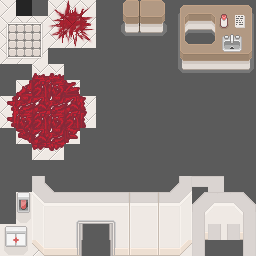
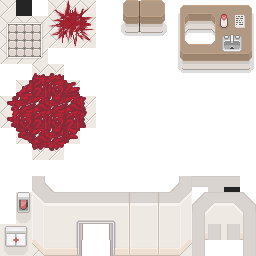
Layers edited between the first and the second 256 × 256 image:
painted on "Layer 5" over [224, 176, 240, 192]
hid "Layer 2" over [0, 0, 256, 256]
